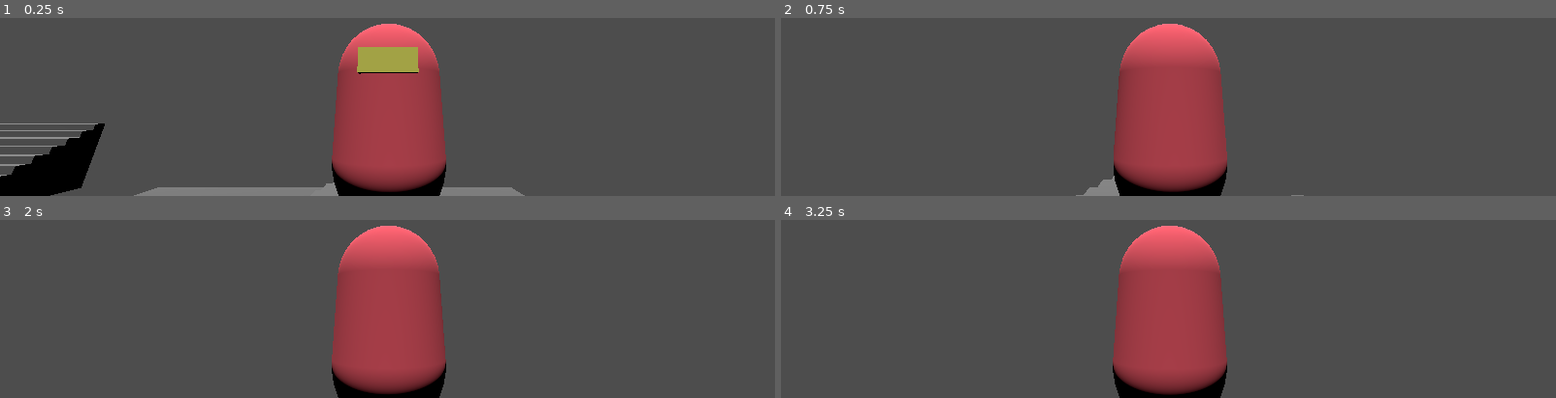
Above: before the commit, frames 1-4 (two rows, left to right).
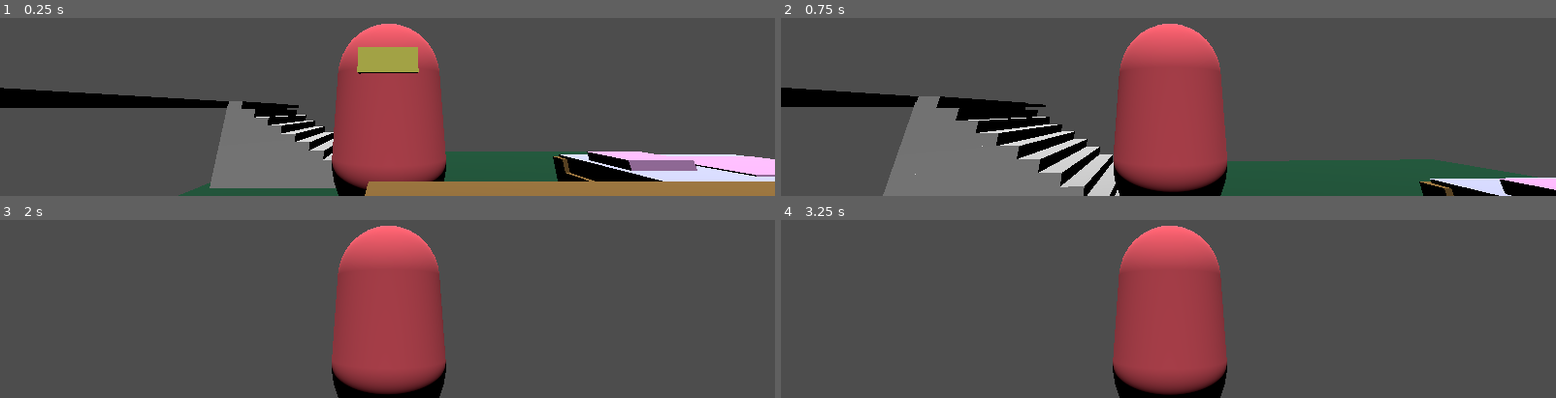
Above: after the commit, the same moments.

Repository: jamklex/3dshooter
Game: Godot game, scene res://scenes/ship/_main.tscn
The game is run twice, just before and just after one commit, with the same random seed, the same clock (stepped at 60 frames per second) and the same inputs.
Inputs (mouse positions are in pixels of both pictures, inside the frame that each line leads up to):
- Up to frame 1 (0.25 s): no input
- Up to frame 2 (0.75 s): tap Enter at 0.5 s; move the mouse to (outside the picture) at 0.52 s; hold W (forward) from 0.53 s (still down)
- Up to frame 3 (2 s): keep holding W (forward); tap Space (jump) at 0.77, 1.25, 1.52 s; move the mouse to (outside the picture) at 1.27 s
- Up to frame 4 (3.25 s): keep holding W (forward); tap Enter at 2 s; move the mouse to (outside the picture) at 2.02 s; tap Space (jump) at 2.75, 3.02 s; move the mouse to (outside the picture) at 2.77 s

The runs differ from the first frame. In frame 1, 24% of the frame differs, in the area x 0-100%, y 39-100%; in frame 2, 22%; in frame 3, less than 0.1%; in frame 4, less than 0.1%.

Commit message:
main scene

Diff:
--- a/assets/models/floor/floor.tres
+++ b/assets/models/floor/floor.tres
@@ -1,4 +1,4 @@
 [gd_resource type="StandardMaterial3D" format=3 uid="uid://chsmadl24pdwf"]
 
 [resource]
-albedo_color = Color(0.423529, 0.423529, 0.423529, 1)
+albedo_color = Color(0, 0.266667, 0.160784, 1)
--- a/assets/models/stairs/stairs.tres
+++ b/assets/models/stairs/stairs.tres
@@ -1,4 +1,4 @@
 [gd_resource type="StandardMaterial3D" format=3 uid="uid://dawgafjvc0kst"]
 
 [resource]
-albedo_color = Color(0.447059, 0.447059, 0.447059, 1)
+albedo_color = Color(0.701961, 0.701961, 0.701961, 1)
--- a/scenes/ship/_main.tscn
+++ b/scenes/ship/_main.tscn
@@ -14,22 +14,22 @@
 transform = Transform3D(1, 0, 0, 0, 0.325882, 0.945411, 0, -0.945411, 0.325882, 0, 241.731, 0)
 
 [node name="Player" parent="." instance=ExtResource("1_nxnoa")]
-transform = Transform3D(1, 0, 0, 0, 1, 0, 0, 0, 1, 1.83974, 1.79401, -0.903078)
+transform = Transform3D(1, 0, 0, 0, 1, 0, 0, 0, 1, -0.961289, 0, -0.903)
 
 [node name="table" parent="." instance=ExtResource("2_a5rda")]
 transform = Transform3D(1, 0, 0, 0, 1, 0, 0, 0, 1, 0, 0, 2)
 
 [node name="bed" parent="." instance=ExtResource("3_dttri")]
-transform = Transform3D(1, 0, 0, 0, 1, 0, 0, 0, 1, 2, -0.0861514, -1)
+transform = Transform3D(1, 0, 0, 0, 1, 0, 0, 0, 1, 2, 0, -1)
 
 [node name="chest" parent="." instance=ExtResource("4_hcurt")]
-transform = Transform3D(1, 0, 0, 0, 1, 0, 0, 0, 1, 1.52641, -0.0784573, 1.81188)
+transform = Transform3D(1, 0, 0, 0, 1, 0, 0, 0, 1, 1.52641, 0, 1.81188)
 
 [node name="chair" parent="." instance=ExtResource("5_g6pr5")]
-transform = Transform3D(-0.997574, 0, -0.0696173, 0, 1, 0, 0.0696173, 0, -0.997574, 0.0427959, -0.157461, 3.38089)
+transform = Transform3D(-0.997574, 0, -0.0696173, 0, 1, 0, 0.0696173, 0, -0.997574, 0.0427959, 0, 3.38089)
 
 [node name="ground" type="Node3D" parent="."]
-transform = Transform3D(1, 0, 0, 0, 1, 0, 0, 0, 1, -2.35401, -0.359051, -0.618325)
+transform = Transform3D(1, 0, 0, 0, 1, 0, 0, 0, 1, -2.354, 0, -0.618)
 
 [node name="floor" parent="ground" instance=ExtResource("6_jis07")]
 transform = Transform3D(1, 0, 0, 0, 1, 0, 0, 0, 1, 0, 0, -4.10988)
@@ -94,11 +94,71 @@
 [node name="floor21" parent="ground" instance=ExtResource("6_jis07")]
 transform = Transform3D(1, 0, 0, 0, 1, 0, 0, 0, 1, 6, 0, -2.10988)
 
-[node name="stairs" parent="." instance=ExtResource("7_m8w1o")]
-transform = Transform3D(-4.37114e-08, 0, -1, 0, 1, 0, 1, 0, -4.37114e-08, 1.39461, -0.330454, -3.90974)
+[node name="ground2" type="Node3D" parent="."]
+transform = Transform3D(1, 0, 0, 0, 1, 0, 0, 0, 1, -10.1892, 1, -0.618)
 
-[node name="floor" parent="." instance=ExtResource("6_jis07")]
-transform = Transform3D(1, 0, 0, 0, 1, 0, 0, 0, 1, -4.48997, 0, -2.149)
+[node name="floor" parent="ground2" instance=ExtResource("6_jis07")]
+transform = Transform3D(1, 0, 0, 0, 1, 0, 0, 0, 1, 0, 0, -4.10988)
 
-[node name="stairs2" parent="." instance=ExtResource("7_m8w1o")]
-transform = Transform3D(1, 0, 0, 0, 1, 0, 0, 0, 1, -4.49599, 0, -2.927)
+[node name="floor5" parent="ground2" instance=ExtResource("6_jis07")]
+transform = Transform3D(1, 0, 0, 0, 1, 0, 0, 0, 1, 0, 0, 3.89012)
+
+[node name="floor4" parent="ground2" instance=ExtResource("6_jis07")]
+transform = Transform3D(1, 0, 0, 0, 1, 0, 0, 0, 1, 0, 0, 1.89012)
+
+[node name="floor3" parent="ground2" instance=ExtResource("6_jis07")]
+transform = Transform3D(1, 0, 0, 0, 1, 0, 0, 0, 1, 0, 0, -0.109878)
+
+[node name="floor2" parent="ground2" instance=ExtResource("6_jis07")]
+transform = Transform3D(1, 0, 0, 0, 1, 0, 0, 0, 1, 0, 0, -2.10988)
+
+[node name="floor6" parent="ground2" instance=ExtResource("6_jis07")]
+transform = Transform3D(1, 0, 0, 0, 1, 0, 0, 0, 1, 2, 0, -4.10988)
+
+[node name="floor7" parent="ground2" instance=ExtResource("6_jis07")]
+transform = Transform3D(1, 0, 0, 0, 1, 0, 0, 0, 1, 2, 0, 3.89012)
+
+[node name="floor8" parent="ground2" instance=ExtResource("6_jis07")]
+transform = Transform3D(1, 0, 0, 0, 1, 0, 0, 0, 1, 2, 0, 1.89012)
+
+[node name="floor9" parent="ground2" instance=ExtResource("6_jis07")]
+transform = Transform3D(1, 0, 0, 0, 1, 0, 0, 0, 1, 2, 0, -0.109878)
+
+[node name="floor10" parent="ground2" instance=ExtResource("6_jis07")]
+transform = Transform3D(1, 0, 0, 0, 1, 0, 0, 0, 1, 2, 0, -2.10988)
+
+[node name="floor11" parent="ground2" instance=ExtResource("6_jis07")]
+transform = Transform3D(1, 0, 0, 0, 1, 0, 0, 0, 1, 4, 0, -4.10988)
+
+[node name="floor12" parent="ground2" instance=ExtResource("6_jis07")]
+transform = Transform3D(1, 0, 0, 0, 1, 0, 0, 0, 1, 4, 0, 3.89012)
+
+[node name="floor13" parent="ground2" instance=ExtResource("6_jis07")]
+transform = Transform3D(1, 0, 0, 0, 1, 0, 0, 0, 1, 4, 0, 1.89012)
+
+[node name="floor14" parent="ground2" instance=ExtResource("6_jis07")]
+transform = Transform3D(1, 0, 0, 0, 1, 0, 0, 0, 1, 4, 0, -0.109878)
+
+[node name="floor15" parent="ground2" instance=ExtResource("6_jis07")]
+transform = Transform3D(1, 0, 0, 0, 1, 0, 0, 0, 1, 4, 0, -2.10988)
+
+[node name="floor16" parent="ground2" instance=ExtResource("6_jis07")]
+transform = Transform3D(1, 0, 0, 0, 1, 0, 0, 0, 1, 6, 0, -2.10988)
+
+[node name="floor17" parent="ground2" instance=ExtResource("6_jis07")]
+transform = Transform3D(1, 0, 0, 0, 1, 0, 0, 0, 1, 6, 0, -4.10988)
+
+[node name="floor18" parent="ground2" instance=ExtResource("6_jis07")]
+transform = Transform3D(1, 0, 0, 0, 1, 0, 0, 0, 1, 6, 0, 3.89012)
+
+[node name="floor19" parent="ground2" instance=ExtResource("6_jis07")]
+transform = Transform3D(1, 0, 0, 0, 1, 0, 0, 0, 1, 6, 0, 1.89012)
+
+[node name="floor20" parent="ground2" instance=ExtResource("6_jis07")]
+transform = Transform3D(1, 0, 0, 0, 1, 0, 0, 0, 1, 6, 0, -0.109878)
+
+[node name="floor21" parent="ground2" instance=ExtResource("6_jis07")]
+transform = Transform3D(1, 0, 0, 0, 1, 0, 0, 0, 1, 6, 0, -2.10988)
+
+[node name="stairs" parent="." instance=ExtResource("7_hgcep")]
+transform = Transform3D(-4.37114e-08, 0, 1, 0, 1, 0, -1, 0, -4.37114e-08, -2.198, 0, -3.24979)
Not shown: 1 places in scenes/ship/_main.tscn that only renumber resources
